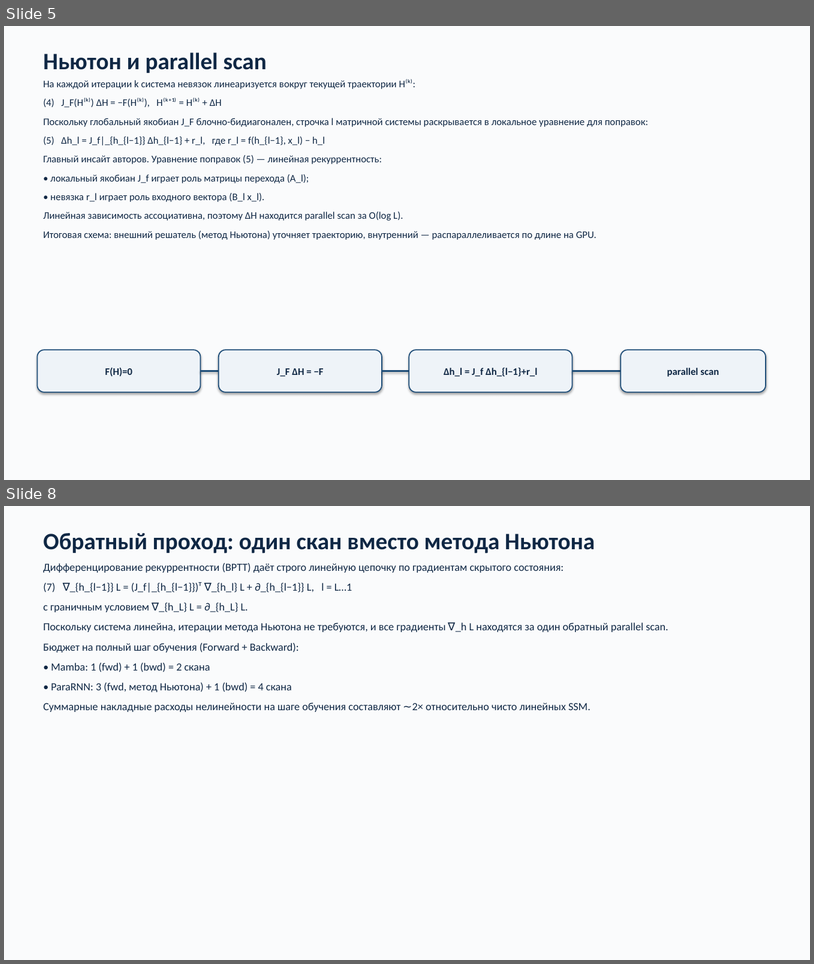
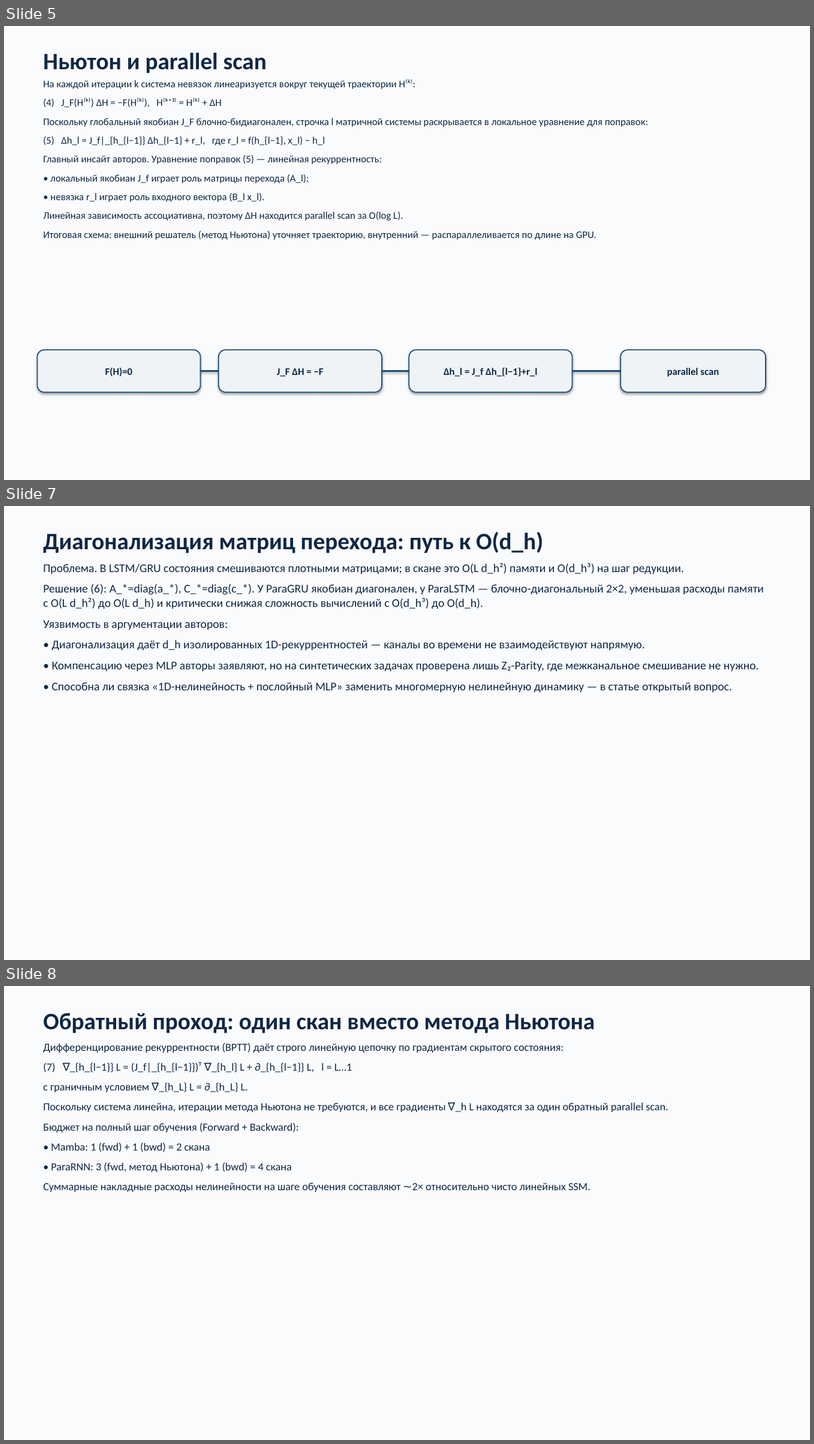
Before and after one commit to bugkira/eff-nn-hw2, a slide deck: presentation/ParaRNN-draft.pptx. Shown one above the other, each under a label of ours: slides 5 and 8 before the commit, slides 5, 7 and 8 after it; the slides between them are not shown. The pictures are 814x964 and 814x1444 pixels, drawn with LibreOffice and Linux fonts; fonts in the diff are those of the drawing. Boxes give left, top, right and bottom in pixels: in the first picture for what was removed or moved away, otherwise in the second. Text is boxed around its words. In the diff, an @@ line names an element or a change of style, - is before the commit and + after.

Commit message:
Update ParaRNN slides after narrative pass.
Tighten Newton convergence, diagonalization critique, and asymptotics
wording; refresh PDF/PPTX exports.

```diff
--- a/presentation/ParaRNN-draft.pptx
+++ b/presentation/ParaRNN-draft.pptx
@@ slide 7 added at [4, 506, 810, 960], background #FAFBFC @@
@@ text added at [43, 532, 543, 553], 28 pt, text #0F2744, bold @@
+Диагонализация матриц перехода: путь к O(d_h)
@@ text added at [43, 563, 764, 693], 14 pt, text #0F2744 @@
+Проблема. В LSTM/GRU состояния смешиваются плотными матрицами; в скане это O(L d_h²) памяти и O(d_h³) на шаг редукции.
+Решение (6): A_*=diag(a_*), C_*=diag(c_*). У ParaGRU якобиан диагонален, у ParaLSTM — блочно-диагональный 2×2, уменьшая расходы памяти с O(L d_h²) до O(L d_h) и критически снижая сложность вычислений с O(d_h³) до O(d_h).
+Уязвимость в аргументации авторов:
+• Диагонализация даёт d_h изолированных 1D-рекуррентностей — каналы во времени не взаимодействуют напрямую.
+• Компенсацию через MLP авторы заявляют, но на синтетических задачах проверена лишь Z₂-Parity, где межканальное смешивание не нужно.
+• Способна ли связка «1D-нелинейность + послойный MLP» заменить многомерную нелинейную динамику — в статье открытый вопрос.
```
Also in this commit, not shown: 1 slide changed, 1 slide removed, 4 other files.
